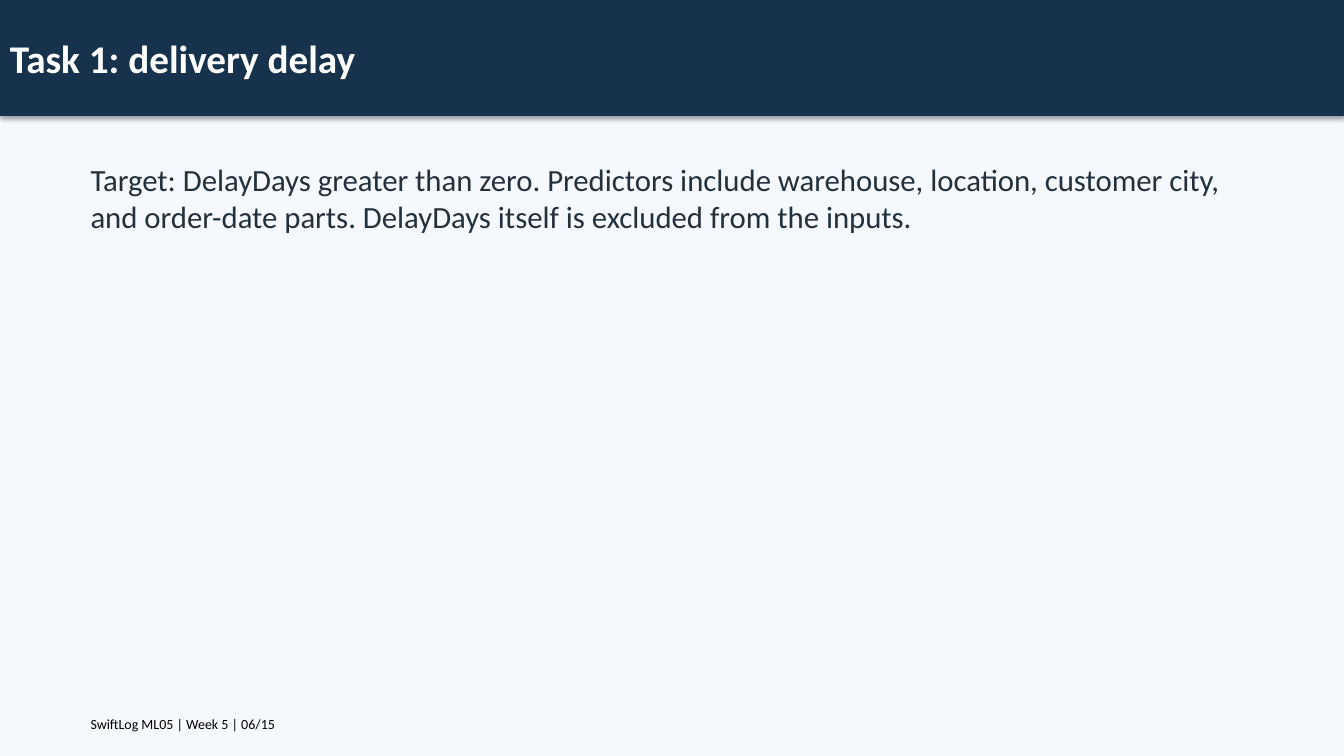
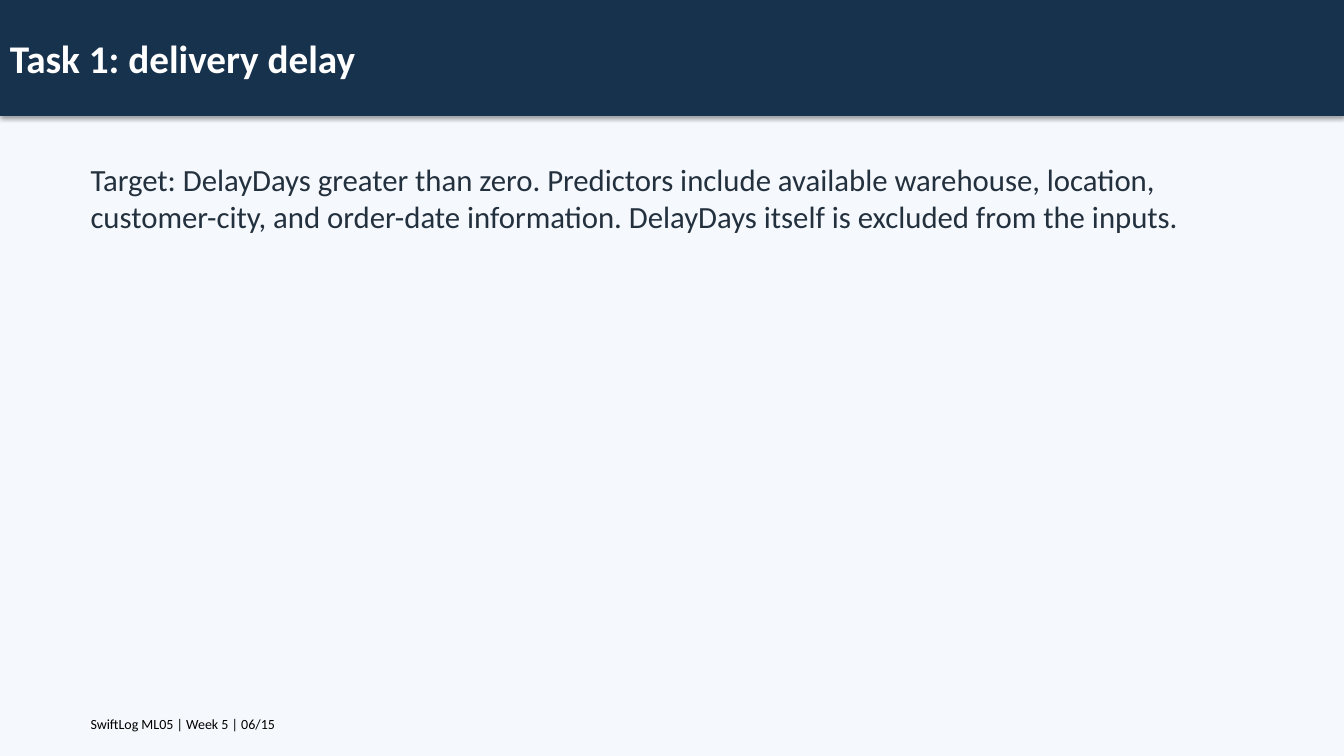
Before and after one commit to Charlez023/SwiftLog-ML-Engineering, a slide deck: slide 6 of Presentation/Executive_Presentation.pptx. Drawn at 1344x756 pixels with LibreOffice and Linux fonts; fonts in the diff are those of the drawing. Boxes give left, top, right and bottom in pixels: in the first picture for what was removed or moved away, otherwise in the second. Text is boxed around its words. In the diff, an @@ line names an element or a change of style, - is before the commit and + after.

```diff
--- a/Presentation/Executive_Presentation.pptx
+++ b/Presentation/Executive_Presentation.pptx
@@ text at <box>91,169,1178,233</box>: text changed @@
-Target: DelayDays greater than zero. Predictors include warehouse, location, customer city, and order-date parts. DelayDays itself is excluded from the inputs.
+Target: DelayDays greater than zero. Predictors include available warehouse, location, customer-city, and order-date information. DelayDays itself is excluded from the inputs.
```
Also in this commit, not shown: 8 other slides changed, 13 other files.
